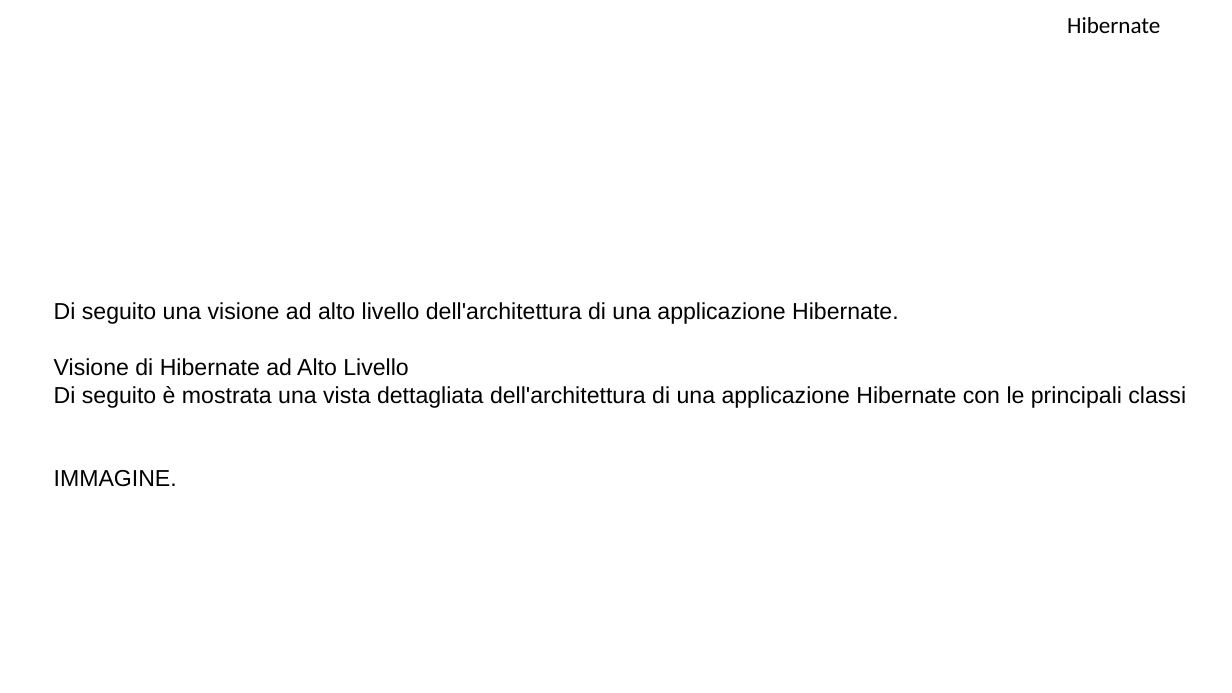
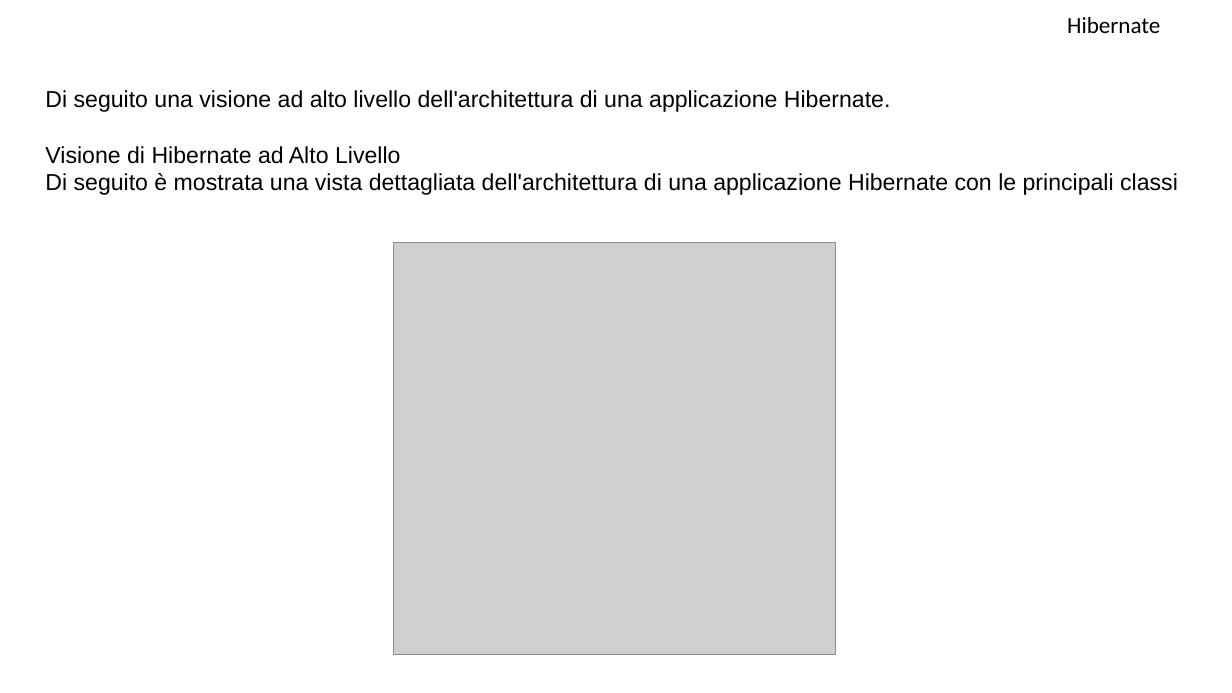
Before and after one commit to MarioMoro/Corso-Java-2019, a slide deck: slide 21 of Hibernate.pptx. Drawn at 1232x693 pixels with LibreOffice and Linux fonts; fonts in the diff are those of the drawing; grey boxes stand for pictures; background and template pictures are left out. Boxes give left, top, right and bottom in pixels: in the first picture for what was removed or moved away, otherwise in the second. Text is boxed around its words. In the diff, an @@ line names an element or a change of style, - is before the commit and + after.

```diff
--- a/Hibernate.pptx
+++ b/Hibernate.pptx
@@ text "Di seguito una visione ad ..." moved from (x1=54, y1=302, x2=1186, y2=487) to (x1=45, y1=90, x2=1178, y2=195) @@
@@ picture added at (x1=393, y1=243, x2=836, y2=655) @@
@@ text at (x1=54, y1=470, x2=177, y2=487): paragraph removed @@
-IMMAGINE.
```
Also in this commit, not shown: 1 other slide changed, 27 slides added, 5 other files.
